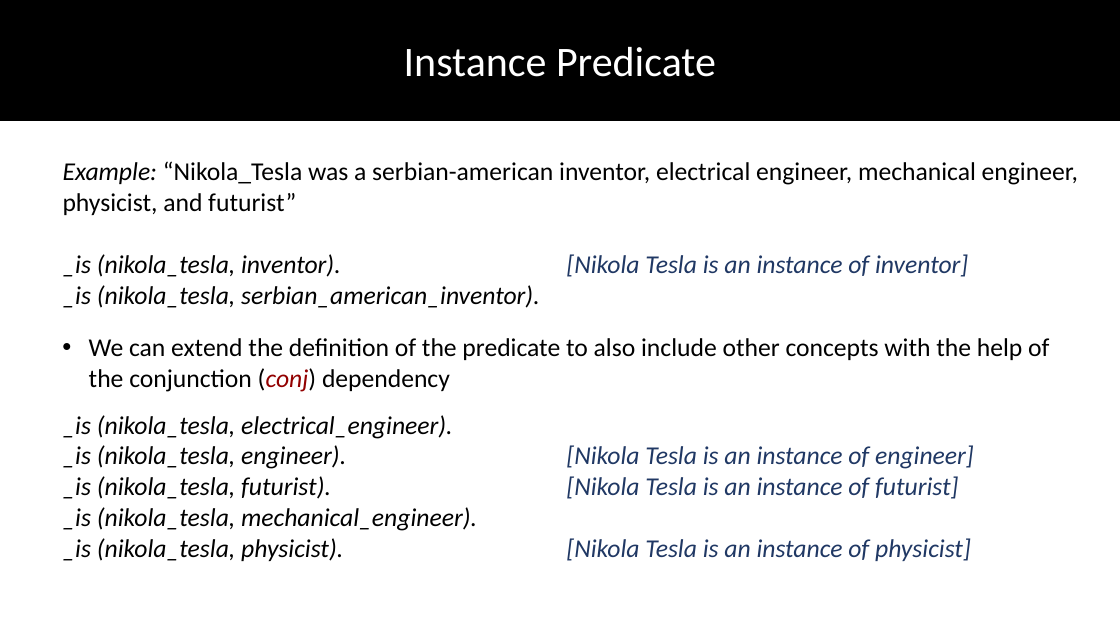
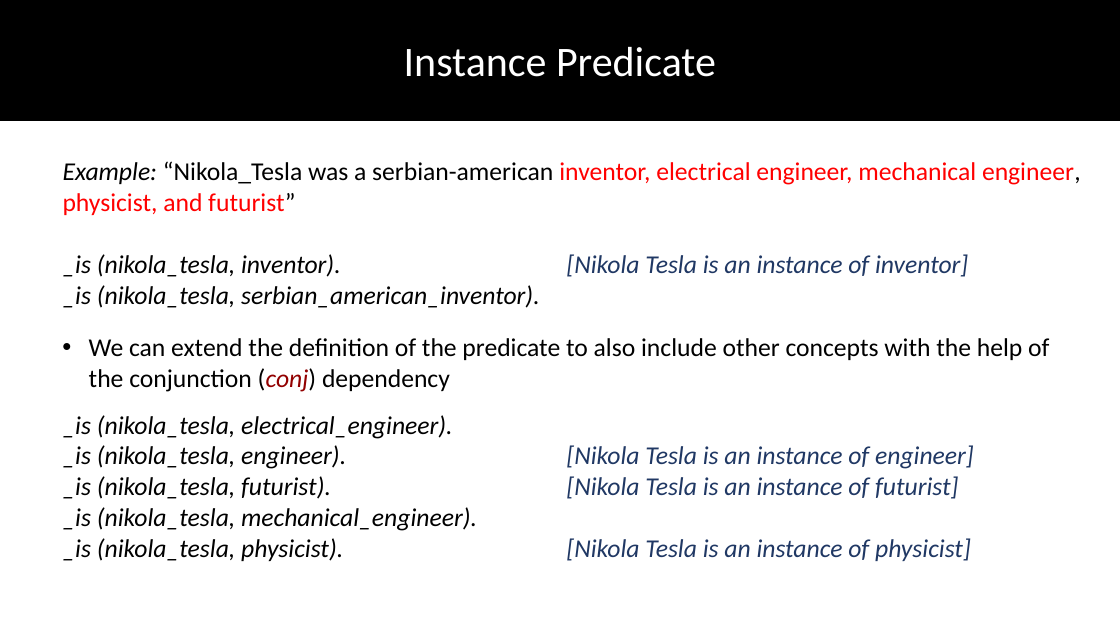
Before and after one commit to DhruvaPendharkar/thesis-project, a slide deck: slide 54 of Notes/ThesisPresentation.pptx. Drawn at 1120x630 pixels with LibreOffice and Linux fonts; fonts in the diff are those of the drawing. Boxes give left, top, right and bottom in pixels: in the first picture for what was removed or moved away, otherwise in the second. Text is boxed around its words. In the diff, an @@ line names an element or a change of style, - is before the commit and + after.

```diff
--- a/Notes/ThesisPresentation.pptx
+++ b/Notes/ThesisPresentation.pptx
@@ text at (63, 161, 1081, 215): text colour #000000 to #FF0000 in "inventor, electrical engineer, mechanical engineer, physicis ..." @@
```
Also in this commit, not shown: 3 other slides changed.
